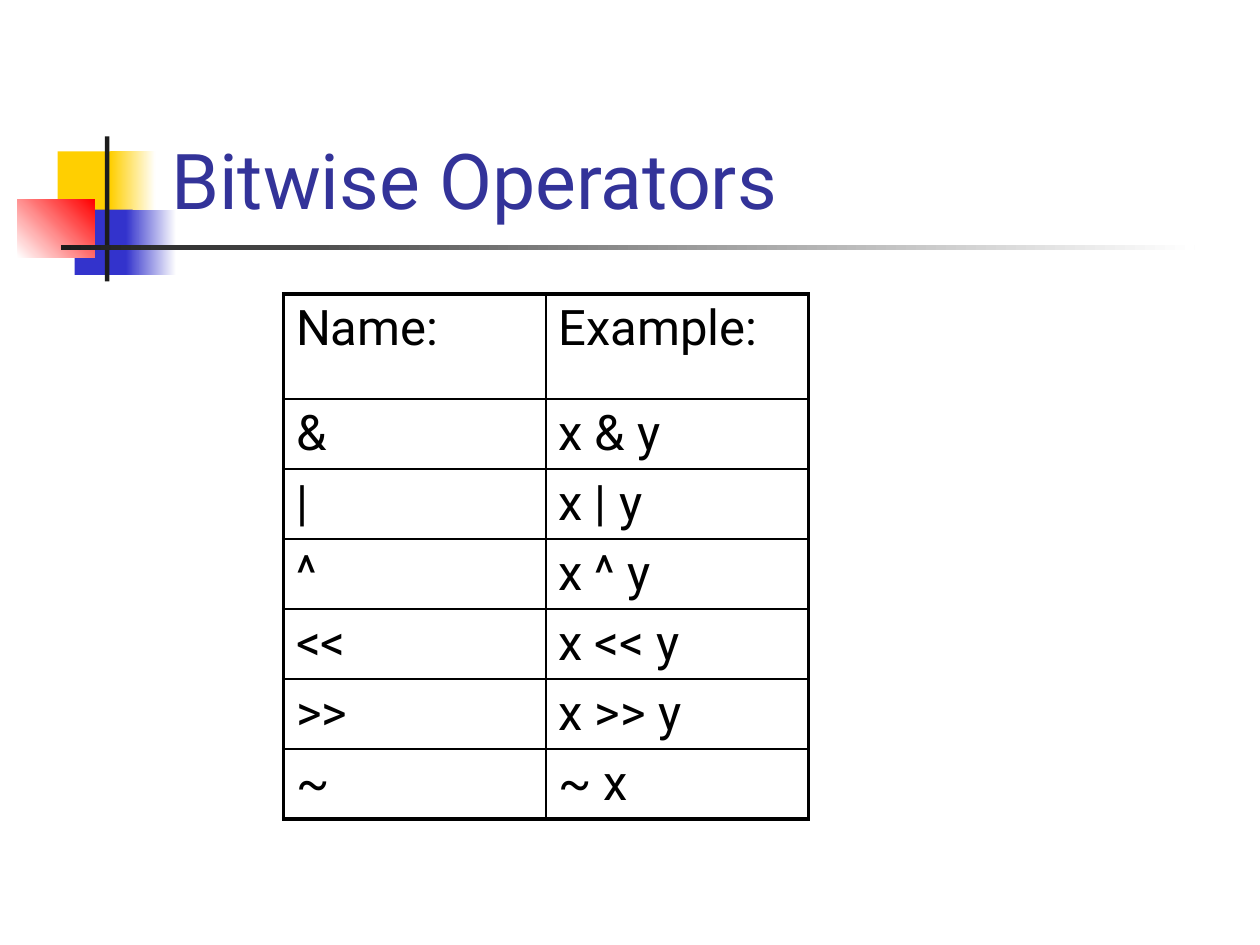
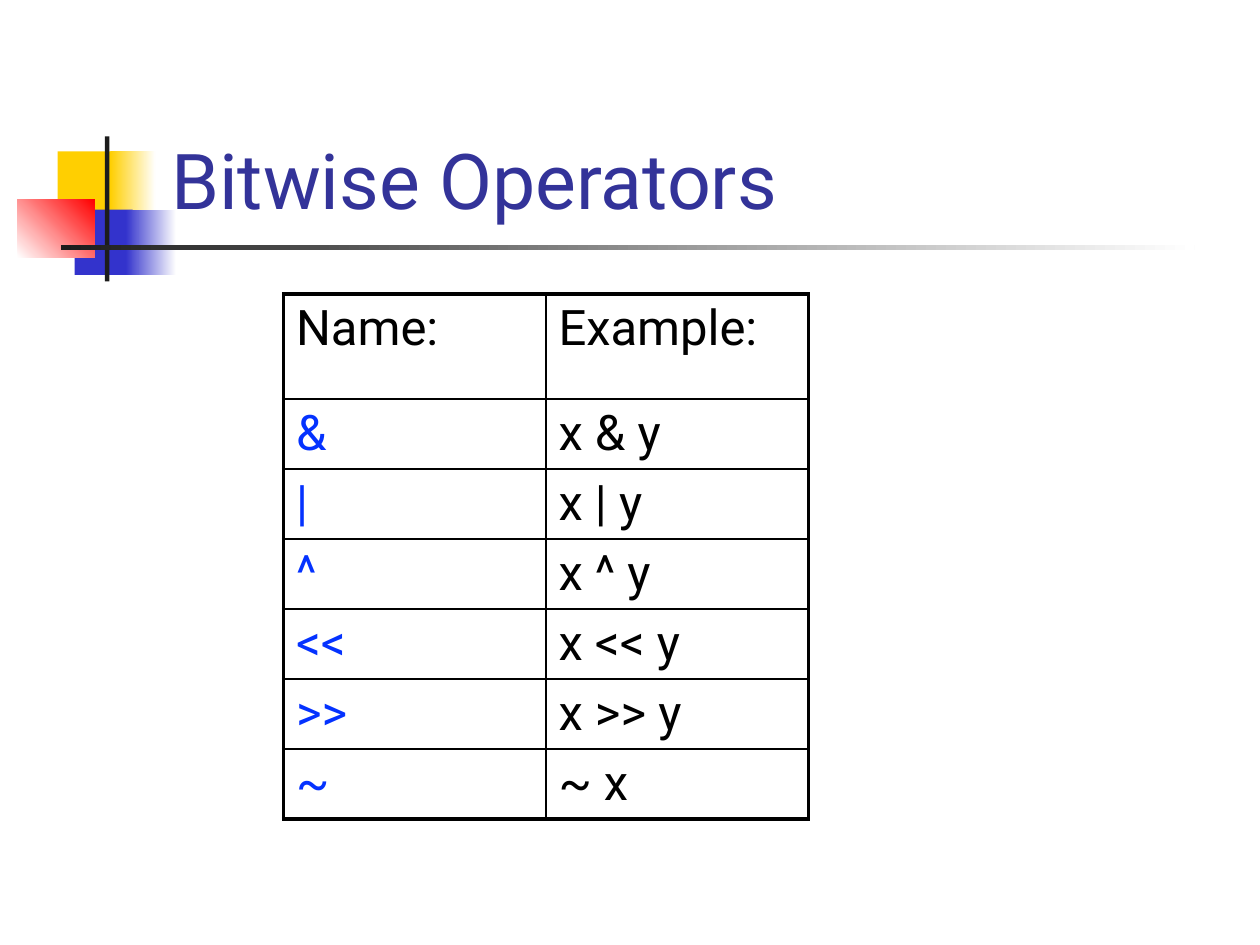
Before and after one commit to csslab-ustc/csslab-ustc.github.io, a slide deck: slide 18 of courses/sysprog/slides/lec03-exp.pptx. Drawn at 1260x945 pixels with LibreOffice and Linux fonts; fonts in the diff are those of the drawing. Boxes give left, top, right and bottom in pixels: in the first picture for what was removed or moved away, otherwise in the second. Text is boxed around its words. In the diff, an @@ line names an element or a change of style, - is before the commit and + after.

```diff
--- a/courses/sysprog/slides/lec03-exp.pptx
+++ b/courses/sysprog/slides/lec03-exp.pptx
@@ table at [284,294,808,827] @@
@@ text colour #000000 to #0432FF in "&", "|", "^", "<<" and 2 more places @@
```
Also in this commit, not shown: 10 other slides changed, 8 other files.
